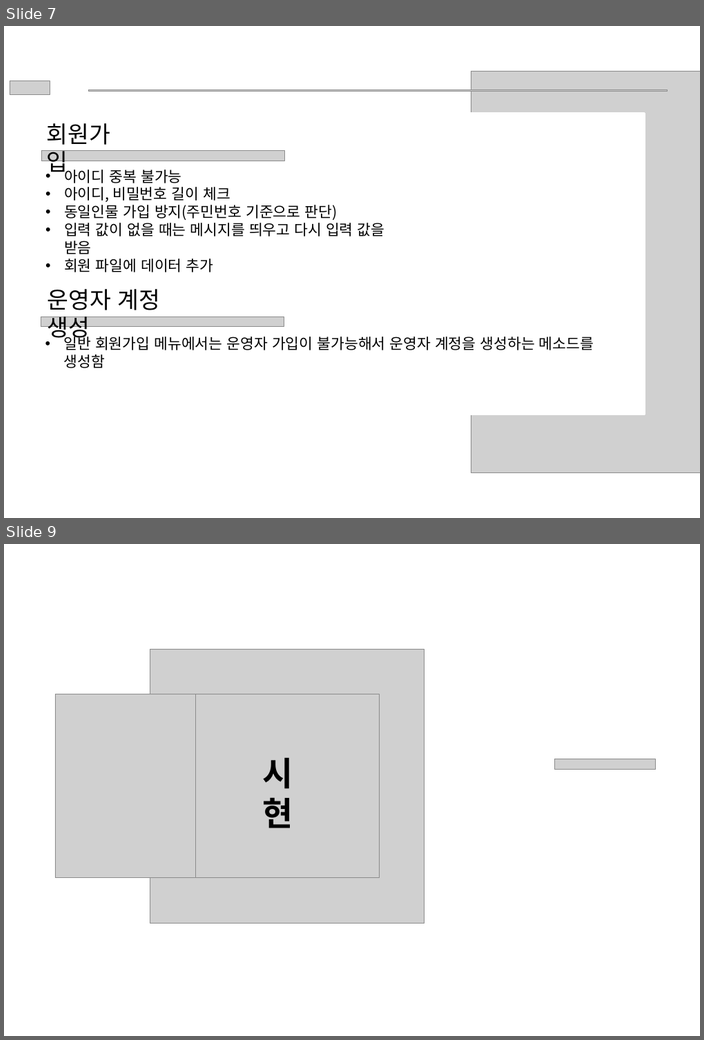
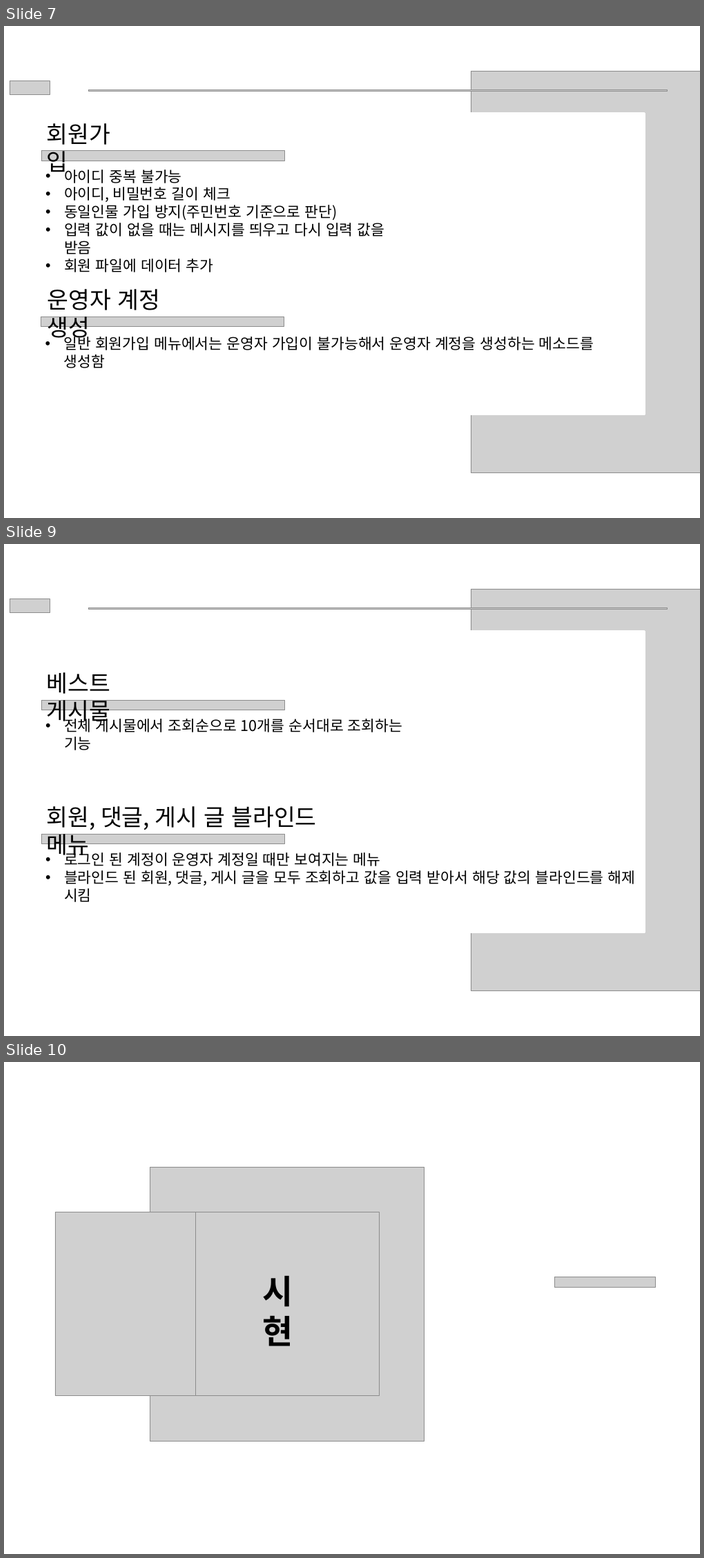
Before and after one commit to nunnunnu/miniProject, a slide deck: ppt/게시판 미니 프로젝트.pptx. Shown one above the other, each under a label of ours: slides 7 and 9 before the commit, slides 7, 9 and 10 after it; the slides between them are not shown. The pictures are 704x1040 and 704x1558 pixels, drawn with LibreOffice and Linux fonts; fonts in the diff are those of the drawing; grey boxes stand for pictures; background and template pictures are left out. Boxes give left, top, right and bottom in pixels: in the first picture for what was removed or moved away, otherwise in the second. Text is boxed around its words. In the diff, an @@ line names an element or a change of style, - is before the commit and + after.

Commit message:
221115 ppt

```diff
--- a/ppt/게시판 미니 프로젝트.pptx
+++ b/ppt/게시판 미니 프로젝트.pptx
@@ slide 9 added at (x1=4, y1=544, x2=700, y2=1036), background #FFFFFF @@
@@ picture added at (x1=10, y1=599, x2=50, y2=612) @@
@@ picture added at (x1=470, y1=589, x2=700, y2=990) @@
@@ picture added at (x1=88, y1=607, x2=667, y2=610) @@
@@ rectangle added at (x1=65, y1=632, x2=644, y2=932), fill #FFFFFF, outline #FFFFFF 2 pt @@
@@ text added at (x1=47, y1=672, x2=110, y2=726), 28 pt, text #000000 @@
+베스트 게시물
@@ picture added at (x1=41, y1=700, x2=285, y2=710) @@
@@ text added at (x1=64, y1=716, x2=402, y2=732), 18 pt, text #000000 @@
+• 전체 게시물에서 조회순으로 10개를 순서대로 조회하는 기능
@@ text added at (x1=47, y1=806, x2=317, y2=860), 28 pt, text #000000 @@
+회원, 댓글, 게시 글 블라인드 메뉴
@@ picture added at (x1=41, y1=834, x2=285, y2=843) @@
@@ text added at (x1=64, y1=850, x2=635, y2=886), 18 pt, text #000000 @@
+• 로그인 된 계정이 운영자 계정일 때만 보여지는 메뉴
+• 블라인드 된 회원, 댓글, 게시 글을 모두 조회하고 값을 입력 받아서 해당 값의 블라인드를 해제 시킴
@@ what was slide 9 is now slide 10 @@
```
Also in this commit, not shown: 1 slide changed, 1 other file.
